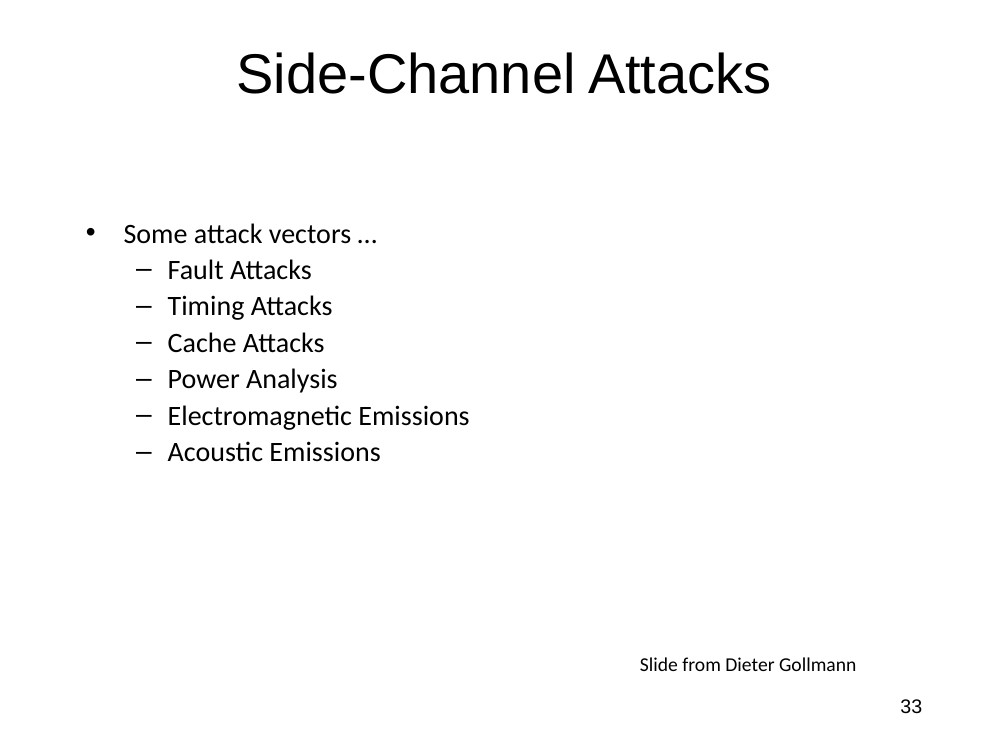
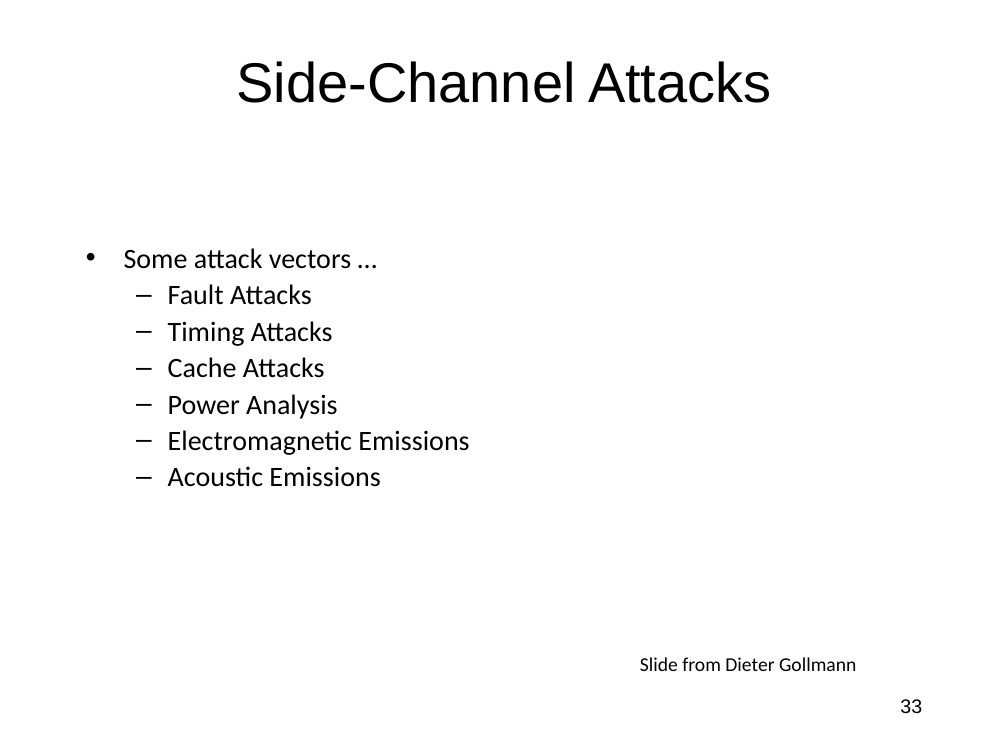
Before and after one commit to jlmucb/class_notes, a slide deck: slide 33 of BerkeleyClass/CS290Spring2013/Lectures/Cryptoclass8.pptx. Drawn at 1008x756 pixels with LibreOffice and Linux fonts; fonts in the diff are those of the drawing. Boxes give left, top, right and bottom in pixels: in the first picture for what was removed or moved away, otherwise in the second. Text is boxed around its words. In the diff, an @@ line names an element or a change of style, - is before the commit and + after.

```diff
--- a/BerkeleyClass/CS290Spring2013/Lectures/Cryptoclass8.pptx
+++ b/BerkeleyClass/CS290Spring2013/Lectures/Cryptoclass8.pptx
@@ title "Side-Channel Attacks": place and size @@
-title "Side-Channel Attacks" at [237, 52, 771, 94]
+title "Side-Channel Attacks" at [237, 61, 771, 103]
@@ text "Some attack vectors …": place and size @@
-text "Some attack vectors …" at [124, 223, 469, 462]
+text "Some attack vectors …" at [124, 248, 469, 487]
```
Also in this commit, not shown: 17 other slides changed, 1 other file.
